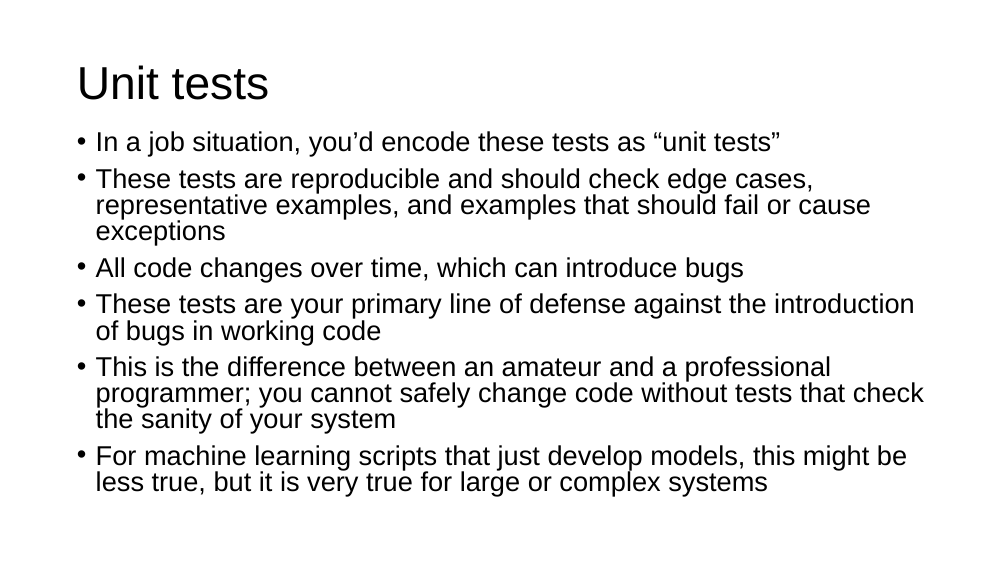
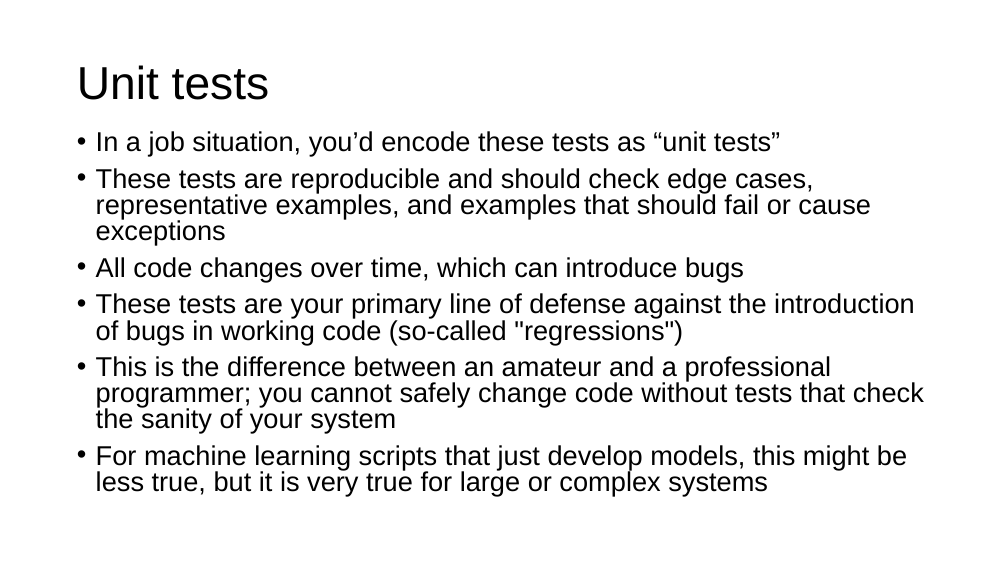
Before and after one commit to parrt/msds689, a slide deck: slide 16 of notes/problem-solving.pptx. Drawn at 1008x567 pixels with LibreOffice and Linux fonts; fonts in the diff are those of the drawing; background and template pictures are left out. Boxes give left, top, right and bottom in pixels: in the first picture for what was removed or moved away, otherwise in the second. Text is boxed around its words. In the diff, an @@ line names an element or a change of style, - is before the commit and + after.

```diff
--- a/notes/problem-solving.pptx
+++ b/notes/problem-solving.pptx
@@ text at (96,293,915,344): text changed @@
-• These tests are your primary line of defense against the introduction of bugs in working code
+• These tests are your primary line of defense against the introduction of bugs in working code (so-called "regressions")
```
Also in this commit, not shown: 5 other slides changed, 7 other files.
